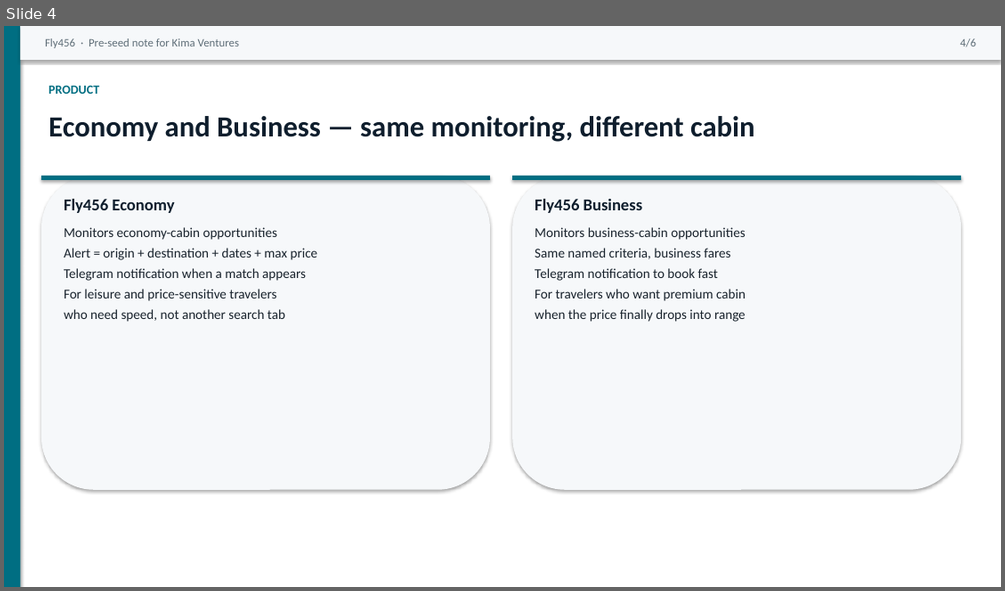
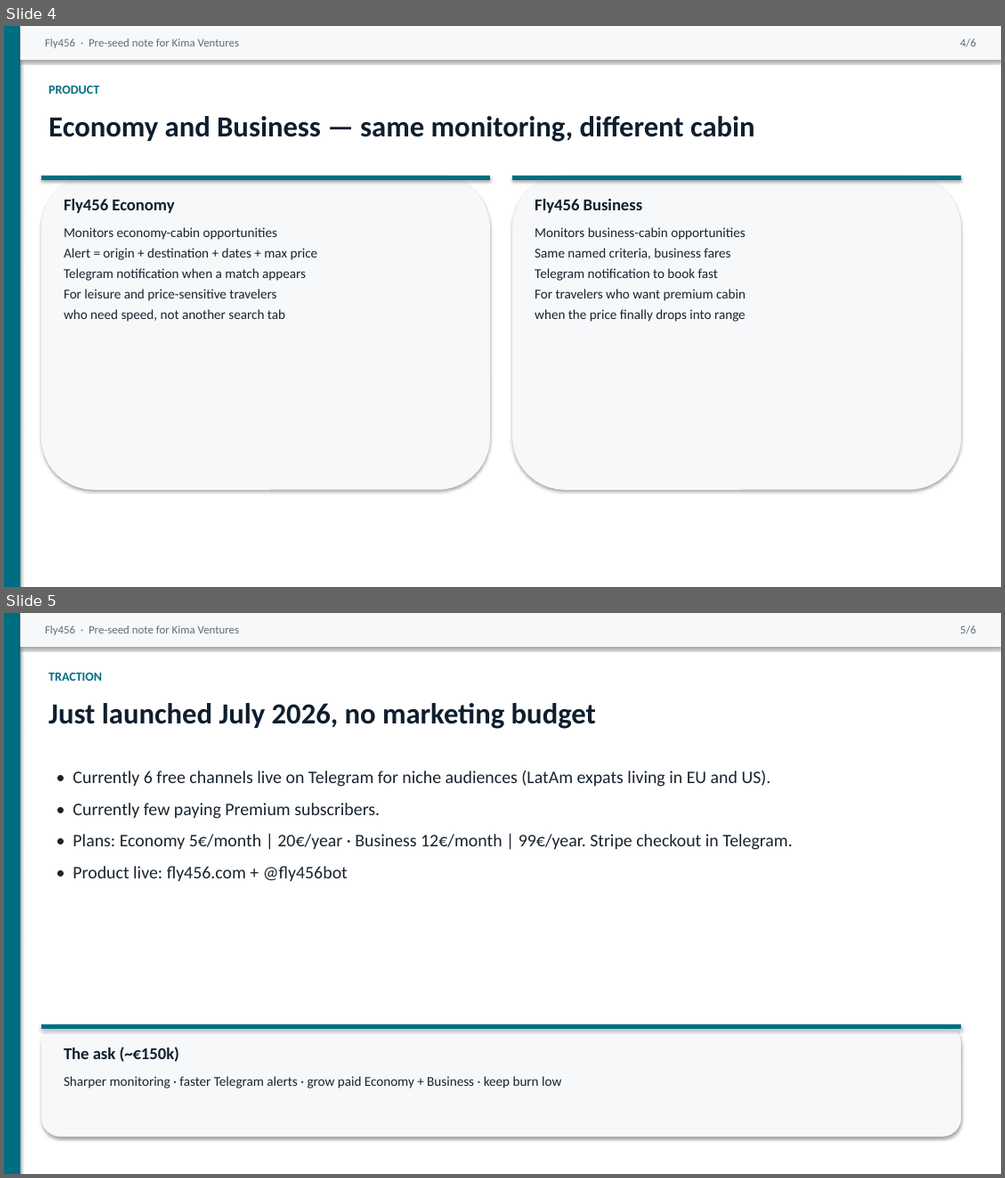
Before and after one commit to Parvusmedia/vpsfullcontrol, a slide deck: Fly456_Kima_OnePager.pptx. Shown one above the other, each under a label of ours: slide 4 before the commit, slides 4 and 5 after it. The pictures are 1005x591 and 1005x1178 pixels, drawn with LibreOffice and Linux fonts; fonts in the diff are those of the drawing. Boxes give left, top, right and bottom in pixels: in the first picture for what was removed or moved away, otherwise in the second. Text is boxed around its words. In the diff, an @@ line names an element or a change of style, - is before the commit and + after.

```diff
--- a/Fly456_Kima_OnePager.pptx
+++ b/Fly456_Kima_OnePager.pptx
@@ slide 5 added at [4, 613, 1001, 1174], background #FFFFFF @@
@@ rectangle added at [4, 613, 1001, 1174], fill #FFFFFF @@
@@ rectangle added at [4, 613, 20, 1174], fill #006E82 @@
@@ rectangle added at [20, 613, 1001, 647], fill #F6F8FA @@
@@ text added at [45, 625, 240, 635], 11 pt, text #5F6E78 @@
+Fly456 · Pre-seed note for Kima Ventures
@@ text added at [960, 625, 976, 633], 11 pt, text #5F6E78 @@
+5/6
@@ text added at [48, 672, 102, 681], 12 pt, text #006E82, bold @@
+TRACTION
@@ text added at [48, 703, 596, 729], 28 pt, text #0F1E2D, bold @@
+Just launched July 2026, no marketing budget
@@ text added at [73, 770, 792, 881], 17 pt, text #19232D @@
+• Currently 6 free channels live on Telegram for niche audiences (LatAm expats living in EU and US).
+• Currently few paying Premium subscribers.
+• Plans: Economy 5€/month | 20€/year · Business 12€/month | 99€/year. Stripe checkout in Telegram.
+• Product live: fly456.com + @fly456bot
@@ rounded rectangle added at [41, 1024, 961, 1136], fill #F6F8FA @@
@@ rectangle added at [41, 1024, 961, 1029], fill #006E82 @@
@@ text added at [64, 1046, 179, 1062], 16 pt, text #0F1E2D, bold @@
+The ask (~€150k)
@@ text added at [64, 1076, 561, 1088], 13 pt, text #19232D @@
+Sharper monitoring · faster Telegram alerts · grow paid Economy + Business · keep burn low
```
Also in this commit, not shown: 1 slide removed, 6 other files.
